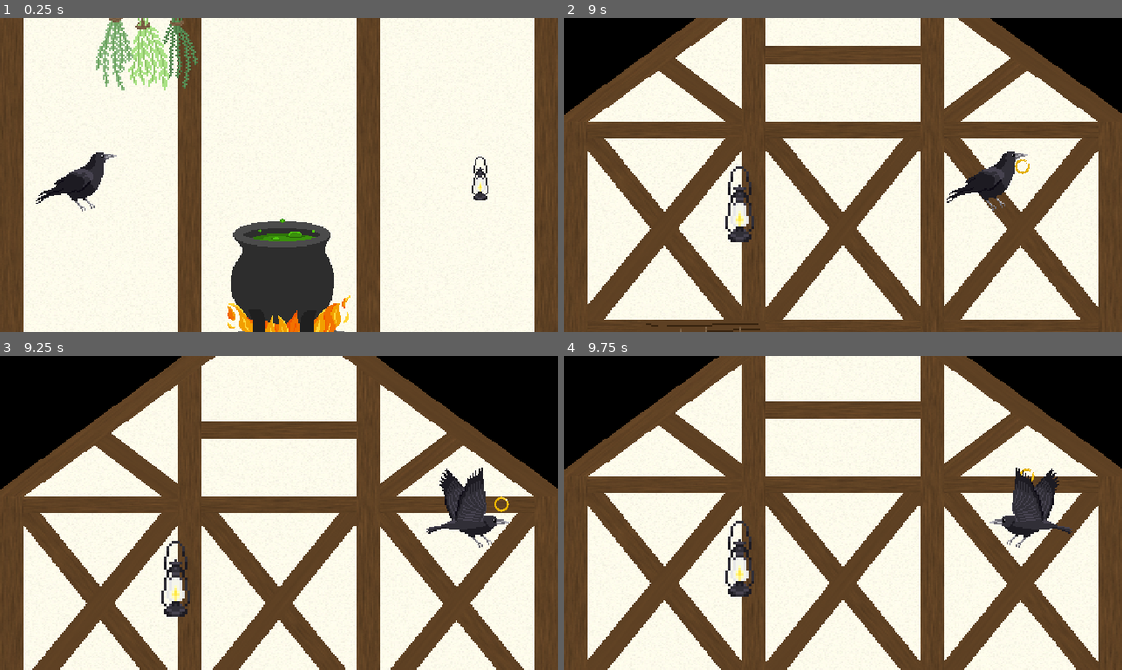
Above: before the commit, frames 1-4 (two rows, left to right).
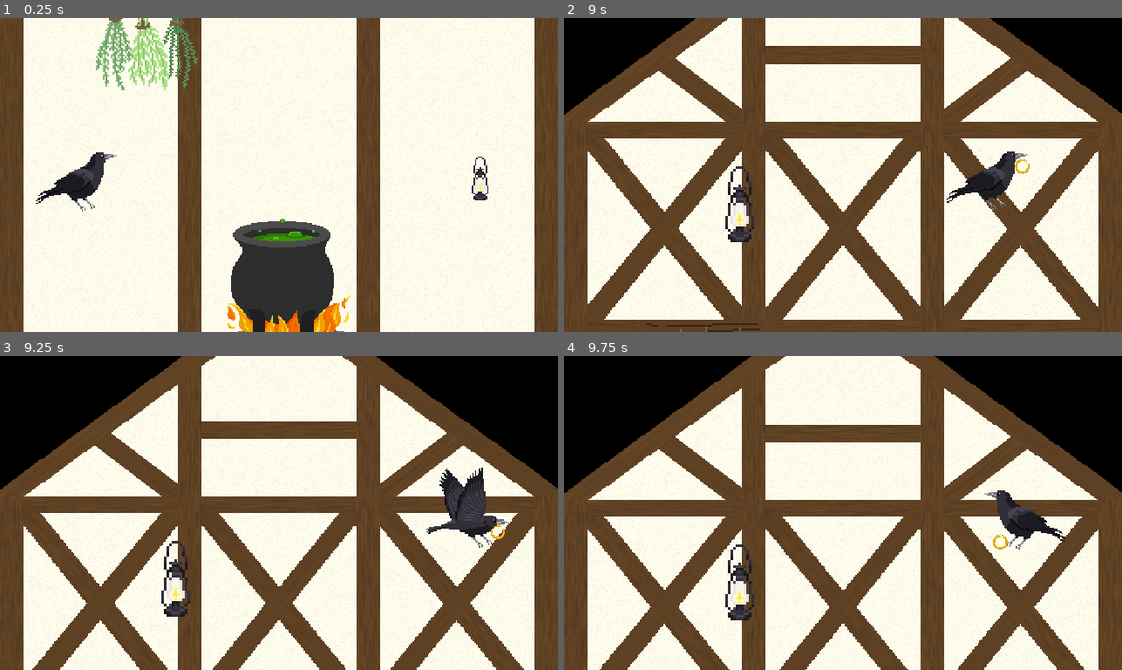
Above: after the commit, the same moments.

Repository: emilierummer/wizards-wingman
Game: Godot game, scene res://tutorial/tutorial.tscn
Two runs of this game, one before a commit and one after it. Both use one fixed random seed, a clock stepped at 60 frames per second and the inputs below. The engine's default icon, where the game draws it, is replaced by a stand-in: a white triangle on a blue panel in a dark square.
Inputs:
- Up to frame 1 (0.25 s): no input
- Up to frame 2 (9 s): hold D (MoveRight) 0.53-2.03 s; tap Q (Beak) at 0.6, 1.35, 2.3, 2.85, 3.6, 4.55, 5.1, 5.85, 6.8, 7.35, 8.1 s; tap W (MoveUp) at 0.77, 1.07, 1.52, 1.82, 3.02, 3.32, 3.77, 4.07, 4.52, 4.82, 6.02, 6.32, 6.77, 7.07, 7.52, 7.82 s; hold A (MoveLeft) 2.03-2.78 s; tap E (Claws) every 2.25 s from 2.1 to 8.85 s; hold D (MoveRight) 2.78-4.28 s; hold A (MoveLeft) 4.28-5.03 s; hold D (MoveRight) 5.03-5.78 s; hold A (MoveLeft) 5.78-7.28 s; hold D (MoveRight) from 7.28 s (still down)
- Up to frame 3 (9.25 s): keep holding D (MoveRight); tap W (MoveUp) at 9.02 s; tap Q (Beak) at 9.05 s
- Up to frame 4 (9.75 s): tap W (MoveUp) at 9.32 s; release D (MoveRight) at 9.53 s; hold A (MoveLeft) from 9.53 s (still down); tap Q (Beak) at 9.6 s

Frames 1-2 are identical in both runs. In frame 3, less than 0.1% of the frame differs, in the area x 87-92%, y 44-59%; in frame 4, 39%, in the area x 0-100%, y 0-100%.

Commit message:
fix: add crow beak pivot point to flying animation

Diff:
--- a/crow/crow.tscn
+++ b/crow/crow.tscn
@@ -90,26 +90,26 @@
 tracks/6/type = "value"
 tracks/6/imported = false
 tracks/6/enabled = true
-tracks/6/path = NodePath("Pivot/BeakArea/BeakCollisionShape:position")
+tracks/6/path = NodePath("BodyCollider:position")
 tracks/6/interp = 1
 tracks/6/loop_wrap = true
 tracks/6/keys = {
 "times": PackedFloat32Array(0),
 "transitions": PackedFloat32Array(1),
 "update": 0,
-"values": [Vector2(-26, 17)]
+"values": [Vector2(0, 4)]
 }
 tracks/7/type = "value"
 tracks/7/imported = false
 tracks/7/enabled = true
-tracks/7/path = NodePath("BodyCollider:position")
+tracks/7/path = NodePath("Pivot/BeakArea:position")
 tracks/7/interp = 1
 tracks/7/loop_wrap = true
 tracks/7/keys = {
 "times": PackedFloat32Array(0),
 "transitions": PackedFloat32Array(1),
 "update": 0,
-"values": [Vector2(0, 4)]
+"values": [Vector2(25, -18)]
 }
 
 [sub_resource type="Animation" id="Animation_hxucm"]
@@ -179,26 +179,26 @@
 tracks/5/type = "value"
 tracks/5/imported = false
 tracks/5/enabled = true
-tracks/5/path = NodePath("Pivot/BeakArea/BeakCollisionShape:position")
+tracks/5/path = NodePath("BodyCollider:position")
 tracks/5/interp = 1
 tracks/5/loop_wrap = true
 tracks/5/keys = {
 "times": PackedFloat32Array(0),
 "transitions": PackedFloat32Array(1),
-"update": 0,
-"values": [Vector2(-30, 38)]
+"update": 1,
+"values": [Vector2(0, 12)]
 }
 tracks/6/type = "value"
 tracks/6/imported = false
 tracks/6/enabled = true
-tracks/6/path = NodePath("BodyCollider:position")
+tracks/6/path = NodePath("Pivot/BeakArea:position")
 tracks/6/interp = 1
 tracks/6/loop_wrap = true
 tracks/6/keys = {
 "times": PackedFloat32Array(0),
 "transitions": PackedFloat32Array(1),
 "update": 0,
-"values": [Vector2(0, 12)]
+"values": [Vector2(22, 3)]
 }
 
 [sub_resource type="Animation" id="Animation_ujy7g"]
@@ -304,7 +304,7 @@
 position = Vector2(25, -18)
 
 [node name="BeakCollisionShape" type="CollisionPolygon2D" parent="Pivot/BeakArea"]
-position = Vector2(-26, 17)
+position = Vector2(-27, 17)
 polygon = PackedVector2Array(22, -21, 22, -13, 38, -17)
 
 [node name="BeakFloorArea" type="Area2D" parent="Pivot"]
